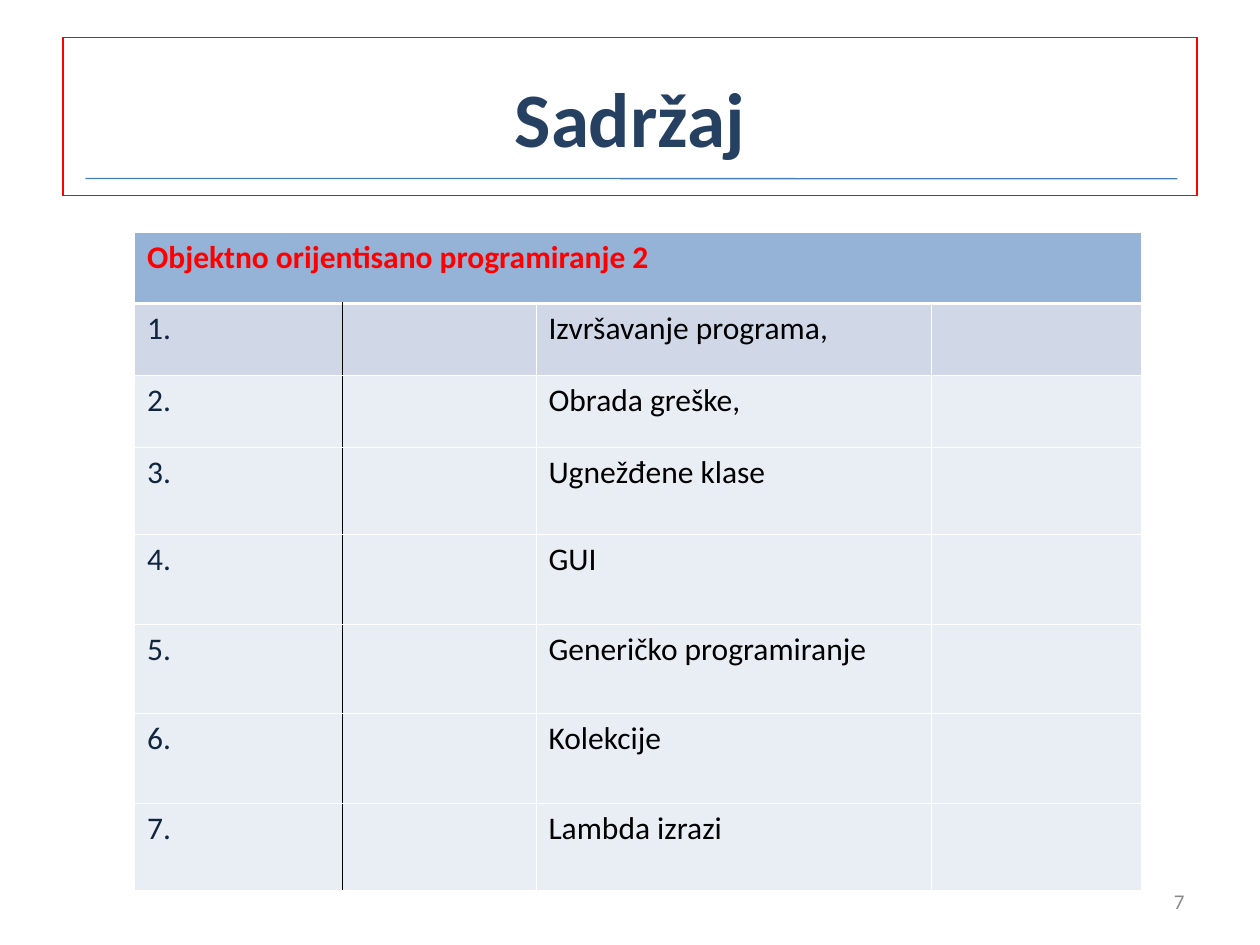
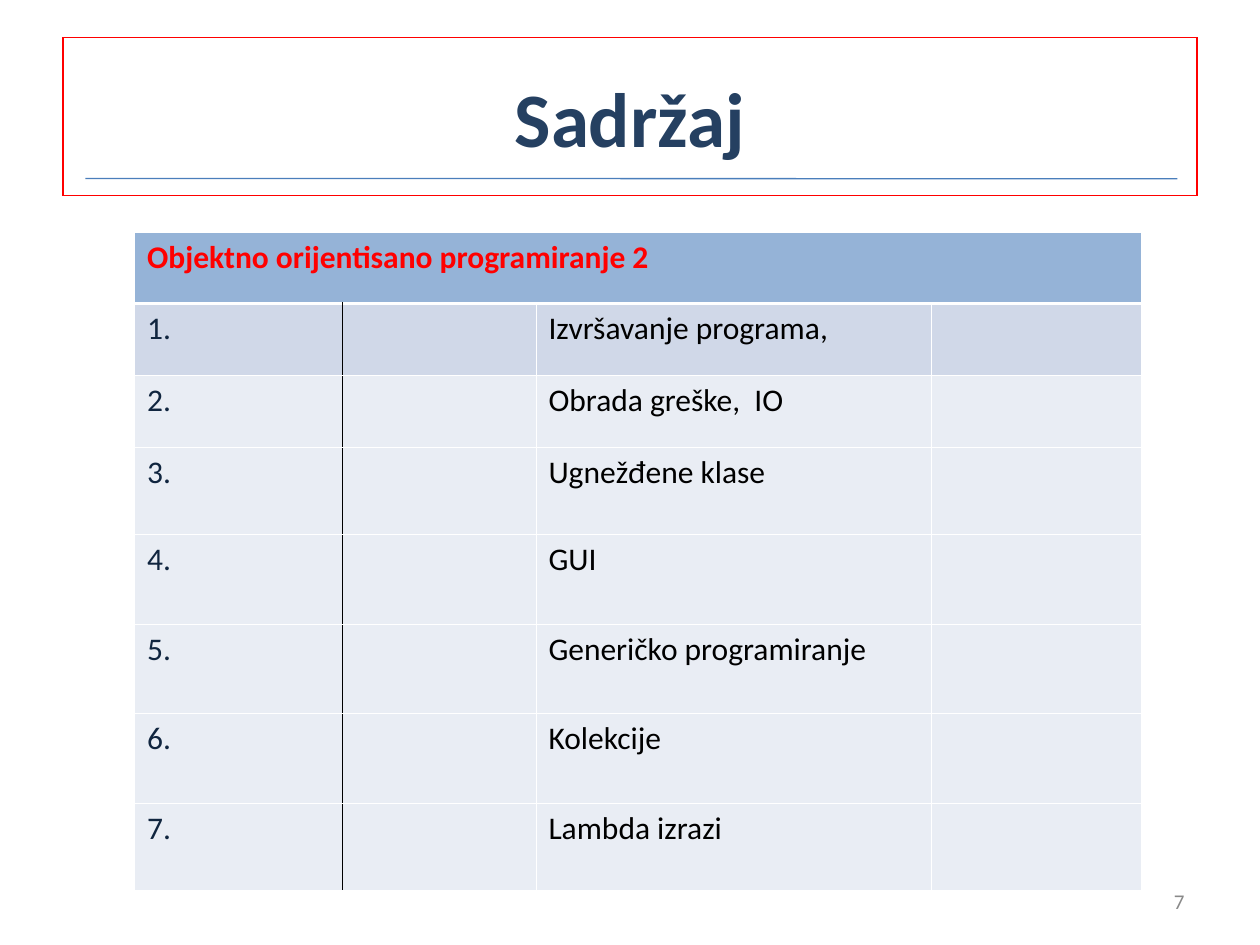
Before and after one commit to nndjov/oop2, a slide deck: slide 7 of 1_Izvrsavanja/uvod.ppt. Drawn at 1260x945 pixels with LibreOffice and Linux fonts; fonts in the diff are those of the drawing. Boxes give left, top, right and bottom in pixels: in the first picture for what was removed or moved away, otherwise in the second. Text is boxed around its words. In the diff, an @@ line names an element or a change of style, - is before the commit and + after.

```diff
--- a/1_Izvrsavanja/uvod.ppt
+++ b/1_Izvrsavanja/uvod.ppt
@@ table at box(135, 232, 1142, 891) @@
-row 3, column 3: Obrada greške,
+row 3, column 3: Obrada greške, IO
```
Also in this commit, not shown: 1 other slide changed.
